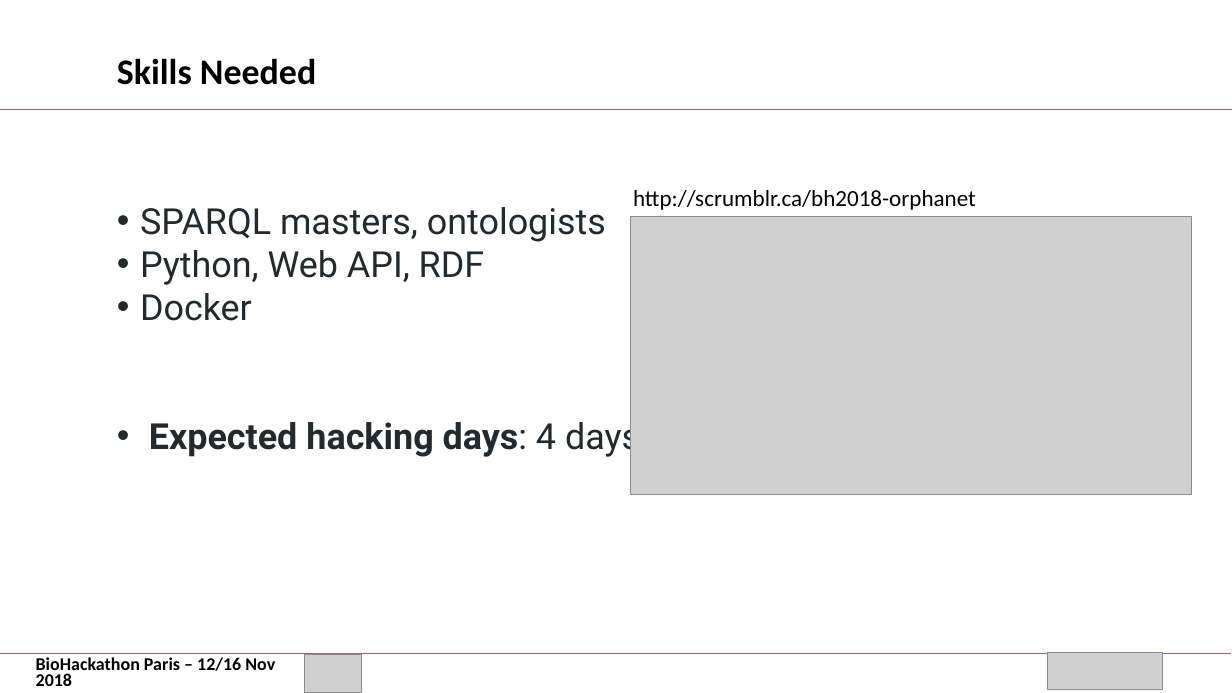
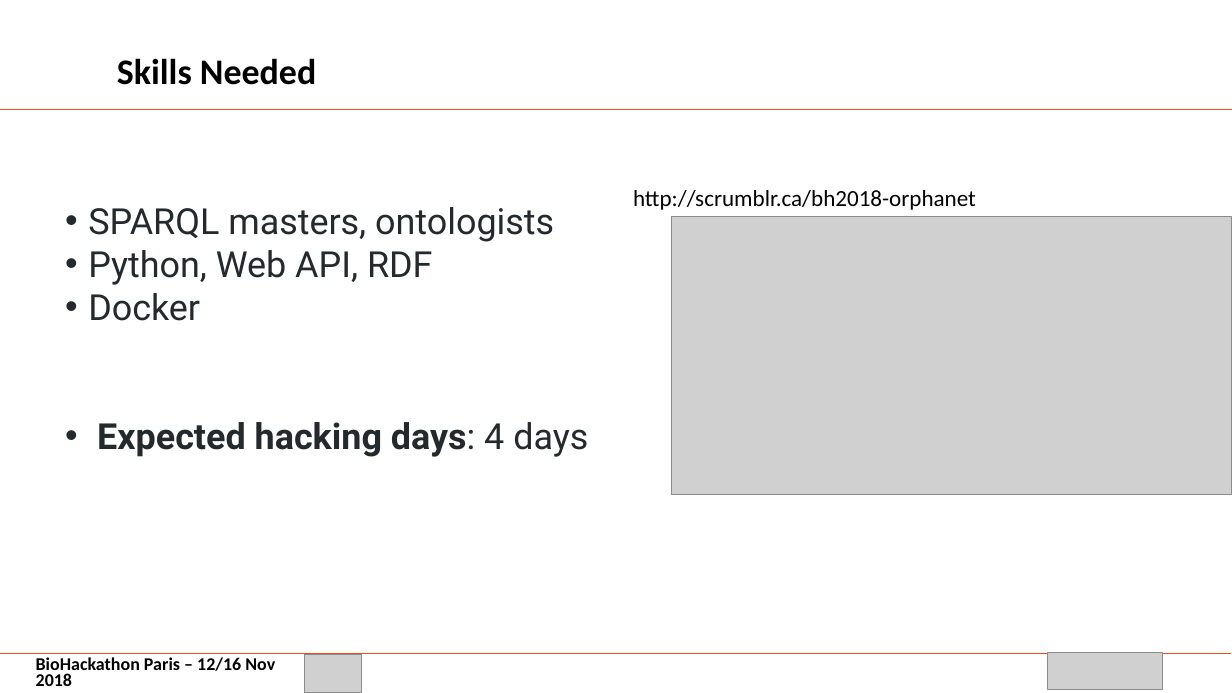
Before and after one commit to elixir-europe/BioHackathon, a slide deck: slide 8 of interoperability/Development of a catalog of federated SPARQL queries in the field of Rare Diseases/BH_Orphanet_SPARQL.pptx. Drawn at 1232x693 pixels with LibreOffice and Linux fonts; fonts in the diff are those of the drawing; grey boxes stand for pictures; background and template pictures are left out. Boxes give left, top, right and bottom in pixels: in the first picture for what was removed or moved away, otherwise in the second. Text is boxed around its words. In the diff, an @@ line names an element or a change of style, - is before the commit and + after.

Commit message:
Update presentation

```diff
--- a/interoperability/Development of a catalog of federated SPARQL queries in the field of Rare Diseases/BH_Orphanet_SPARQL.pptx
+++ b/interoperability/Development of a catalog of federated SPARQL queries in the field of Rare Diseases/BH_Orphanet_SPARQL.pptx
@@ text "SPARQL masters, ontologists": place and size @@
-text "SPARQL masters, ontologists" at [140,207,640,458]
+text "SPARQL masters, ontologists" at [88,207,588,457]
@@ picture: place and size @@
-picture at [630,217,1191,495]
+picture at [671,217,1232,495]
```
